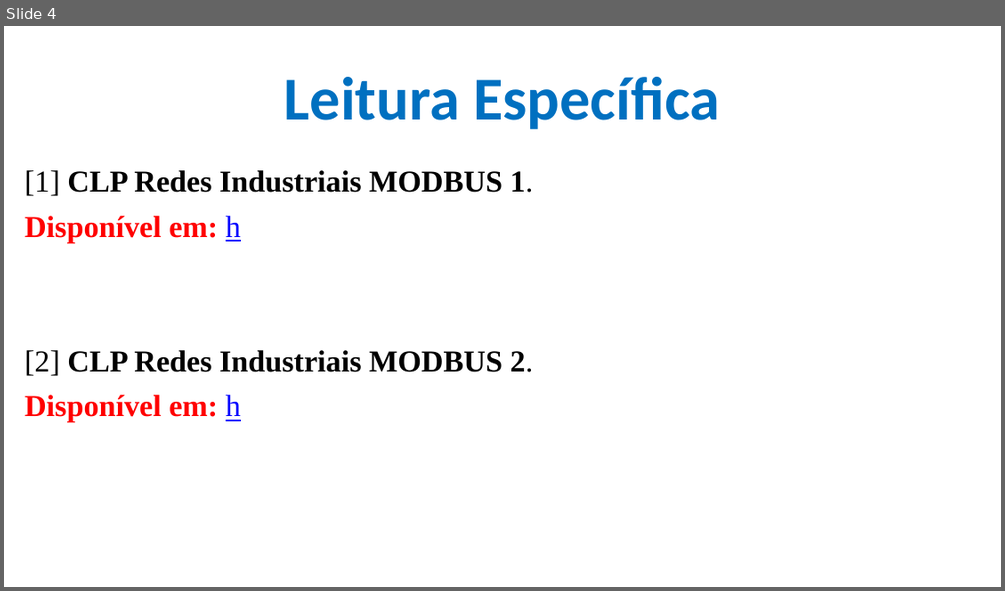
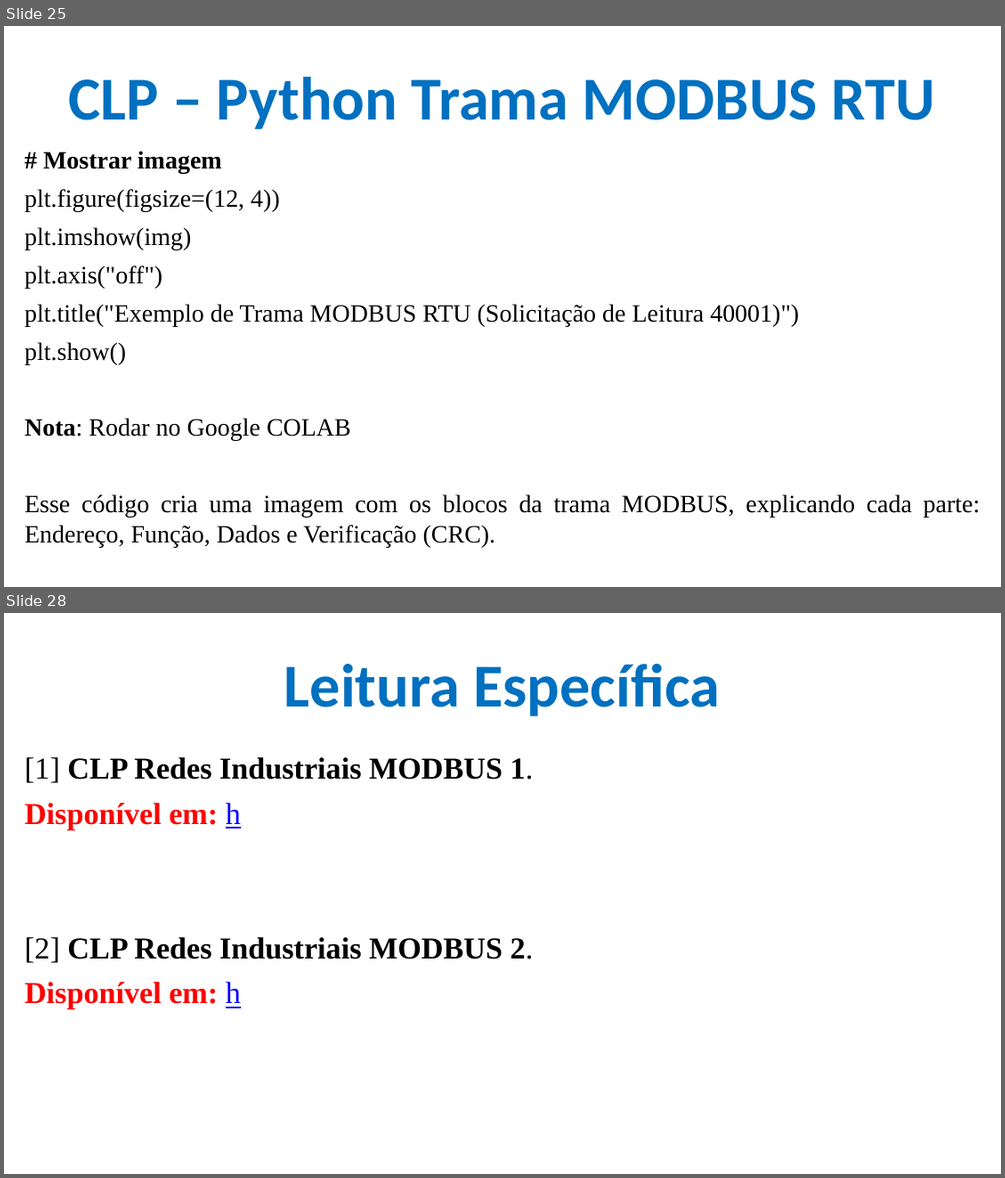
Before and after one commit to CloudEducationBrazil/WydenUniRuyControladoresLogicosProgCLP, a slide deck: 01 Classes/Aula6 - CLP - Redes Industriais MODBUS.pptx. Shown one above the other, each under a label of ours: slide 4 before the commit, slides 25 and 28 after it; the slides between them are not shown. The pictures are 1005x591 and 1005x1178 pixels, drawn with LibreOffice and Linux fonts; fonts in the diff are those of the drawing; background and template pictures are left out. Boxes give left, top, right and bottom in pixels: in the first picture for what was removed or moved away, otherwise in the second. Text is boxed around its words. In the diff, an @@ line names an element or a change of style, - is before the commit and + after.

```diff
--- a/01 Classes/Aula6 - CLP - Redes Industriais MODBUS.pptx
+++ b/01 Classes/Aula6 - CLP - Redes Industriais MODBUS.pptx
@@ slide 25 added at box(4, 26, 1001, 587), background picture (left out) @@
@@ title added at box(68, 77, 935, 129), 44 pt, text #0070C0, bold @@
+CLP – Python Trama MODBUS RTU
@@ text added at box(24, 151, 980, 548), 18 pt, text #000000 @@
+# Mostrar imagem
+plt.figure(figsize=(12, 4))
+plt.imshow(img)
+plt.axis("off")
+plt.title("Exemplo de Trama MODBUS RTU (Solicitação de Leitura 40001)")
+plt.show()
+Nota: Rodar no Google COLAB
+Esse código cria uma imagem com os blocos da trama MODBUS, explicando cada parte: Endereço, Função, Dados e Verificação (CRC).
@@ what was slide 4 is now slide 28 @@
```
Also in this commit, not shown: 2 slides changed, 23 other slides added.
